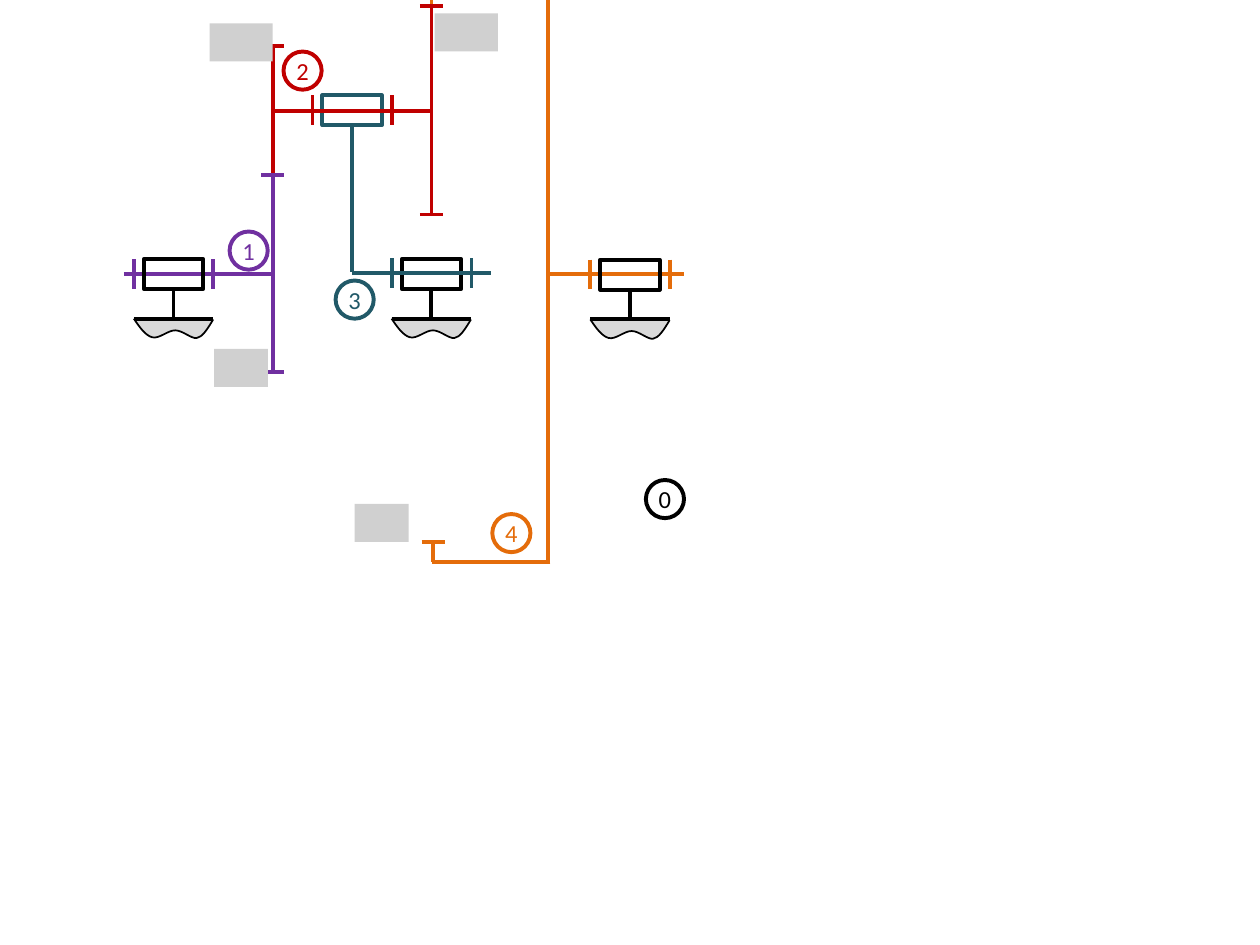
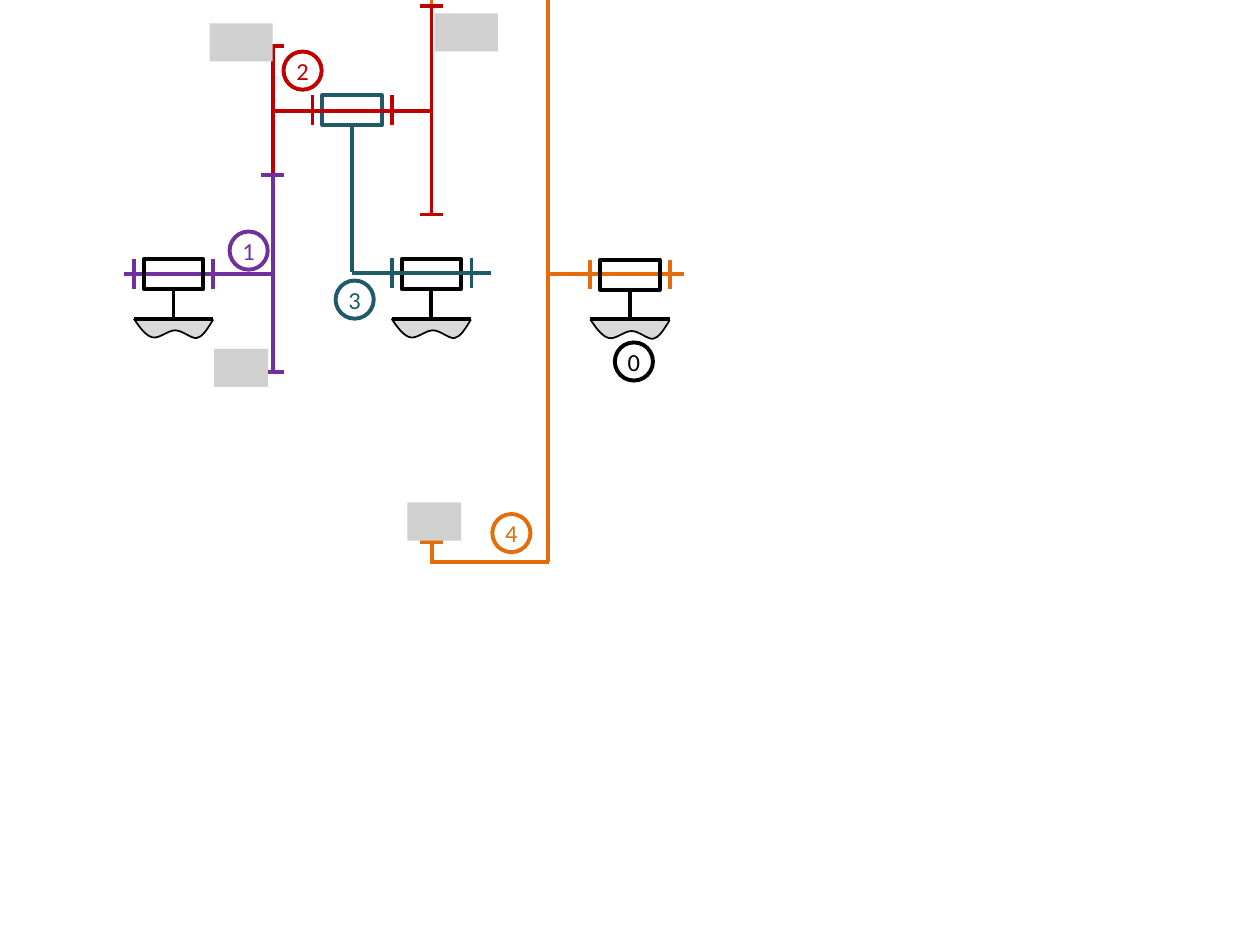
Before and after one commit to xpessoles/Cy_06_PSI_Energetique, a slide deck: slide 6 of Chapitre_01_Energetique/Révisions/TransmetteursPuissance/images/Figures.pptx (slide 5 before the commit). Drawn at 1260x945 pixels with LibreOffice and Linux fonts; fonts in the diff are those of the drawing; grey boxes stand for pictures. Boxes give left, top, right and bottom in pixels: in the first picture for what was removed or moved away, otherwise in the second. Text is boxed around its words. In the diff, an @@ line names an element or a change of style, - is before the commit and + after.

```diff
--- a/Chapitre_01_Energetique/Révisions/TransmetteursPuissance/images/Figures.pptx
+++ b/Chapitre_01_Energetique/Révisions/TransmetteursPuissance/images/Figures.pptx
@@ ellipse "0": place and size @@
-ellipse "0" at (646, 480, 684, 518)
+ellipse "0" at (615, 343, 653, 381)
@@ picture removed at (354, 504, 408, 542) @@
@@ picture added at (407, 503, 461, 541) @@
```
Also in this commit, not shown: 2 other slides changed, 4 slides added, 6 other files.
